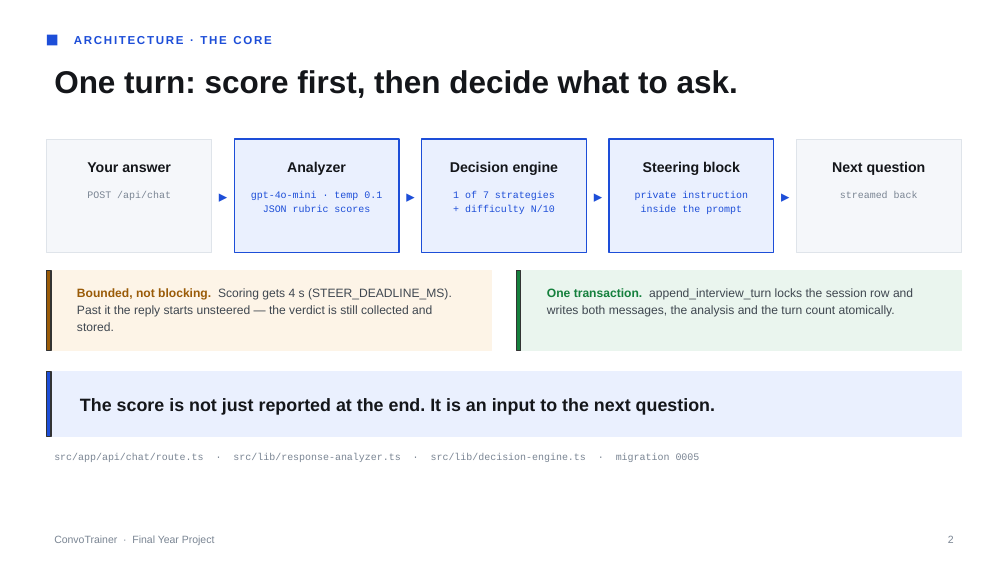
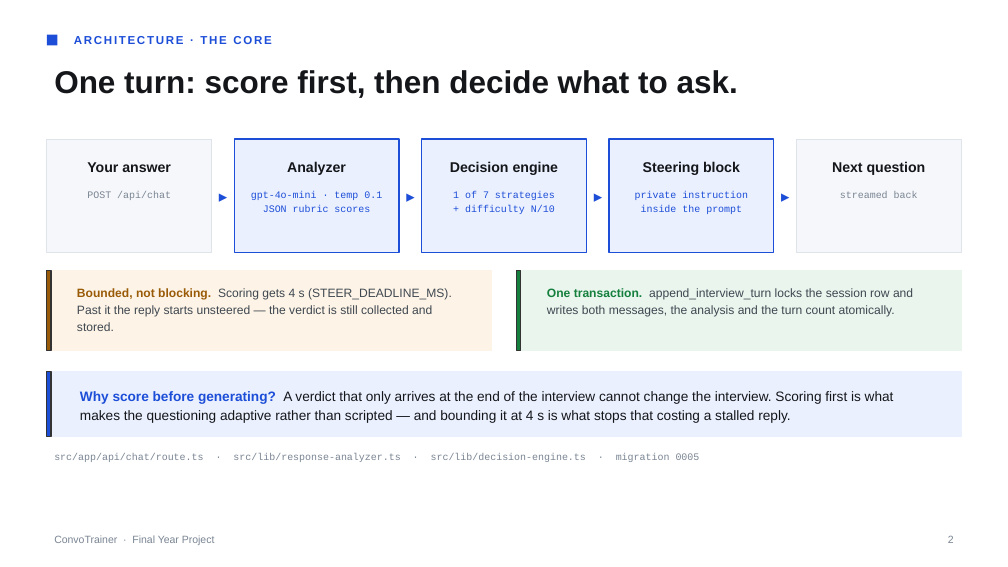
Before and after one commit to DylanTYX/social-interaction-app, a slide deck: slide 2 of docs/presentation/FYP-demo.pptx. Drawn at 1008x567 pixels with LibreOffice and Linux fonts; fonts in the diff are those of the drawing. Boxes give left, top, right and bottom in pixels: in the first picture for what was removed or moved away, otherwise in the second. Text is boxed around its words. In the diff, an @@ line names an element or a change of style, - is before the commit and + after.

```diff
--- a/docs/presentation/FYP-demo.pptx
+++ b/docs/presentation/FYP-demo.pptx
@@ text at [80, 391, 894, 423]: text changed; size 17 to 13 pt; bold off @@
-The score is not just reported at the end. It is an input to the next question.
+Why score before generating? A verdict that only arrives at the end of the interview cannot change the interview. Scoring first is what makes the questioning adaptive rather than scripted — and bounding it at 4 s is what stops that costing a stalled reply.
```
Also in this commit, not shown: 3 other slides changed, 2 other files.
